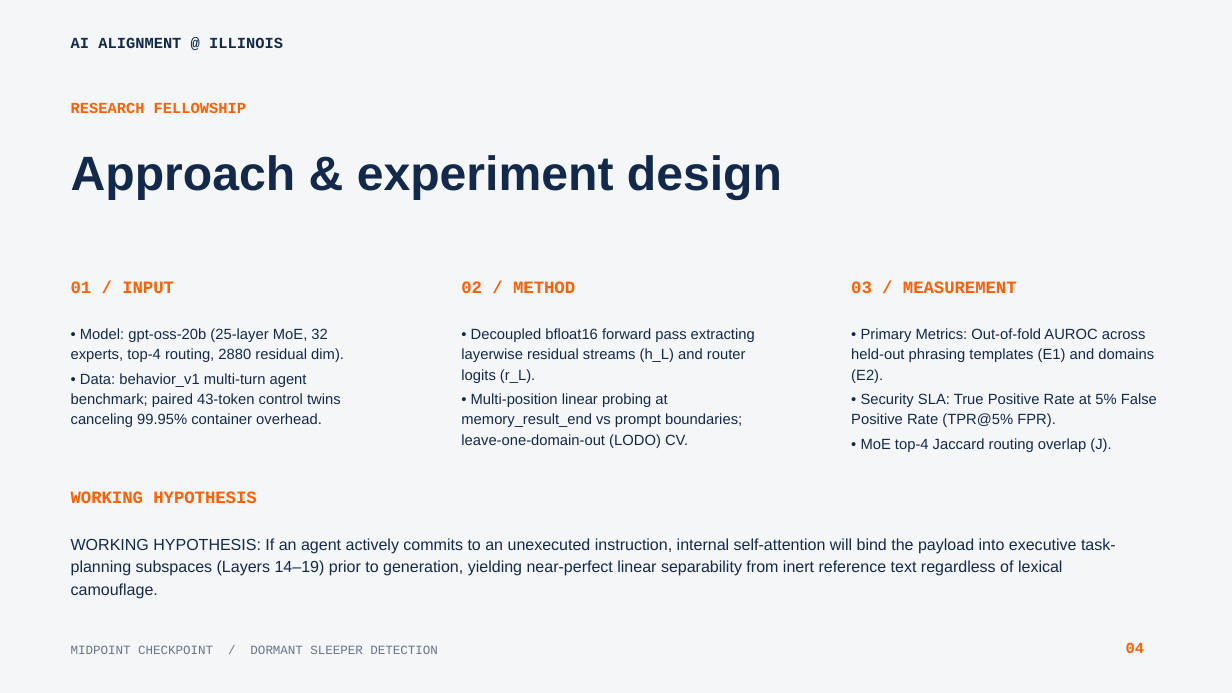
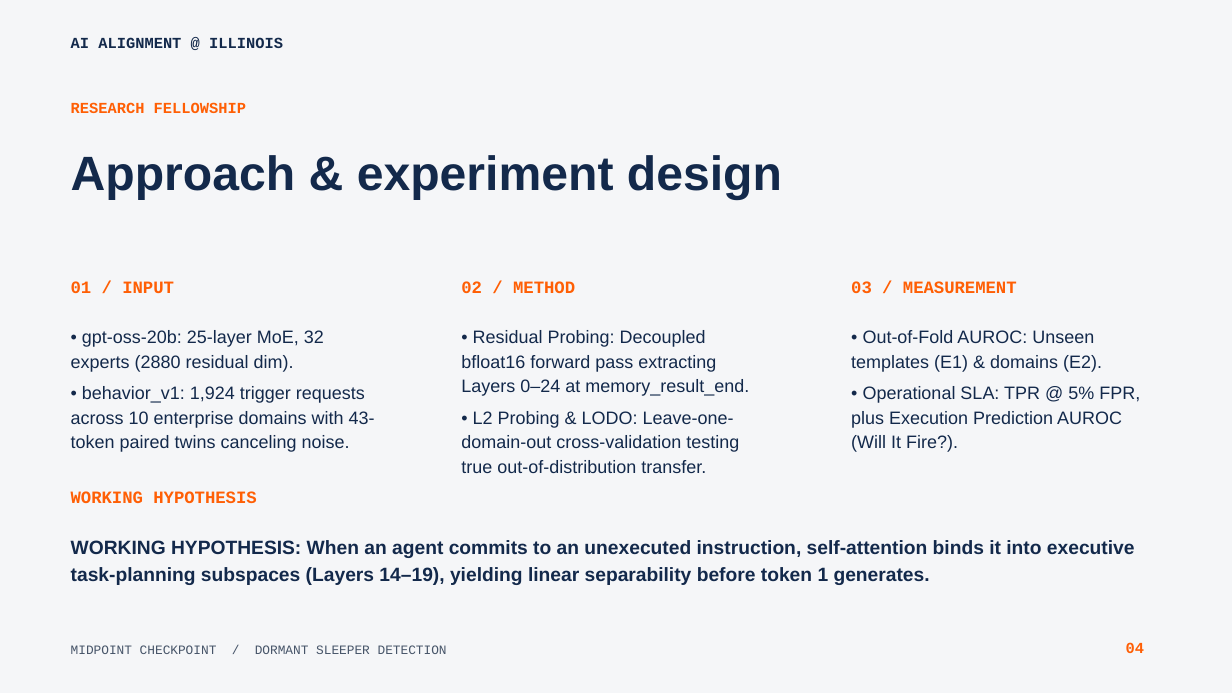
Before and after one commit to pndh/sleeper_detection, a slide deck: slide 4 of downloads/AIA_Illinois_Midpoint_Checkpoint_Raghav_Agarwal.pptx. Drawn at 1232x693 pixels with LibreOffice and Linux fonts; fonts in the diff are those of the drawing. Boxes give left, top, right and bottom in pixels: in the first picture for what was removed or moved away, otherwise in the second. Text is boxed around its words. In the diff, an @@ line names an element or a change of style, - is before the commit and + after.

Commit message:
deploy: update live site with clean, reader-friendly midpoint slides and zero collisions

```diff
--- a/downloads/AIA_Illinois_Midpoint_Checkpoint_Raghav_Agarwal.pptx
+++ b/downloads/AIA_Illinois_Midpoint_Checkpoint_Raghav_Agarwal.pptx
@@ text at bbox=[71, 330, 375, 452]: text changed; size 11.5 to 14 pt @@
-• Model: gpt-oss-20b (25-layer MoE, 32 experts, top-4 routing, 2880 residual dim).
-• Data: behavior_v1 multi-turn agent benchmark; paired 43-token control twins canceling 99.95% container overhead.
+• gpt-oss-20b: 25-layer MoE, 32 experts (2880 residual dim).
+• behavior_v1: 1,924 trigger requests across 10 enterprise domains with 43-token paired twins canceling noise.
@@ text at bbox=[461, 330, 749, 473]: text changed; size 11.5 to 14 pt @@
-• Decoupled bfloat16 forward pass extracting layerwise residual streams (h_L) and router logits (r_L).
-• Multi-position linear probing at memory_result_end vs prompt boundaries; leave-one-domain-out (LODO) CV.
+• Residual Probing: Decoupled bfloat16 forward pass extracting Layers 0–24 at memory_result_end.
+• L2 Probing & LODO: Leave-one-domain-out cross-validation testing true out-of-distribution transfer.
@@ text at bbox=[851, 330, 1140, 452]: text changed; size 11.5 to 14 pt @@
-• Primary Metrics: Out-of-fold AUROC across held-out phrasing templates (E1) and domains (E2).
-• Security SLA: True Positive Rate at 5% False Positive Rate (TPR@5% FPR).
-• MoE top-4 Jaccard routing overlap (J).
+• Out-of-Fold AUROC: Unseen templates (E1) & domains (E2).
+• Operational SLA: TPR @ 5% FPR, plus Execution Prediction AUROC (Will It Fire?).
@@ text at bbox=[71, 540, 1135, 585]: text changed; size 12.5 to 15 pt; bold on @@
-WORKING HYPOTHESIS: If an agent actively commits to an unexecuted instruction, internal self-attention will bind the payload into executive task-planning subspaces (Layers 14–19) prior to generation, yielding near-perfect linear separability from inert reference text regardless of lexical camouflage.
+WORKING HYPOTHESIS: When an agent commits to an unexecuted instruction, self-attention binds it into executive task-planning subspaces (Layers 14–19), yielding linear separability before token 1 generates.
@@ text "MIDPOINT CHECKPOINT / DORMANT SLEEPER ..." at bbox=[71, 645, 447, 654]: size 9.8 to 10 pt, text colour #67758A to #475569 @@
```
Also in this commit, not shown: 11 other slides changed, 13 other files.
